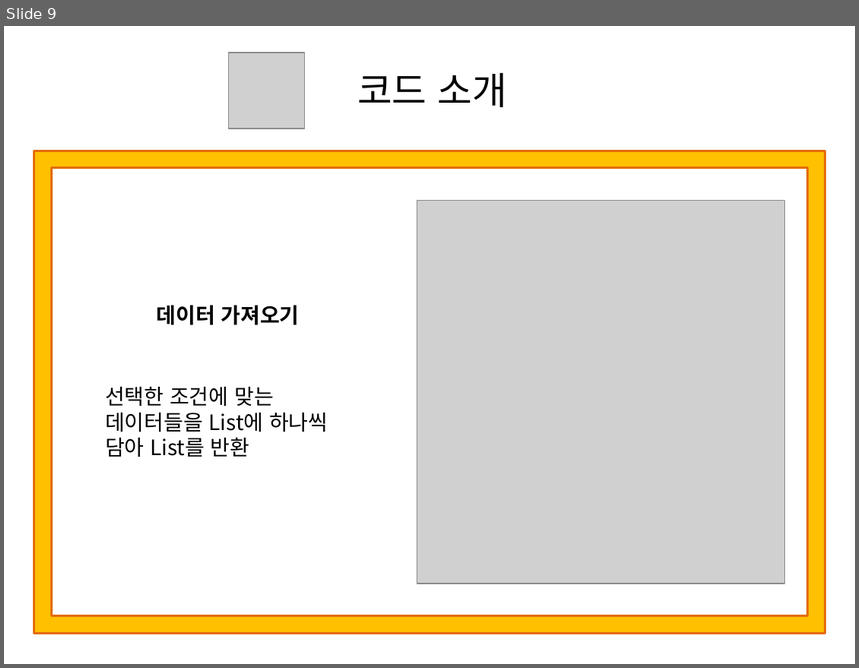
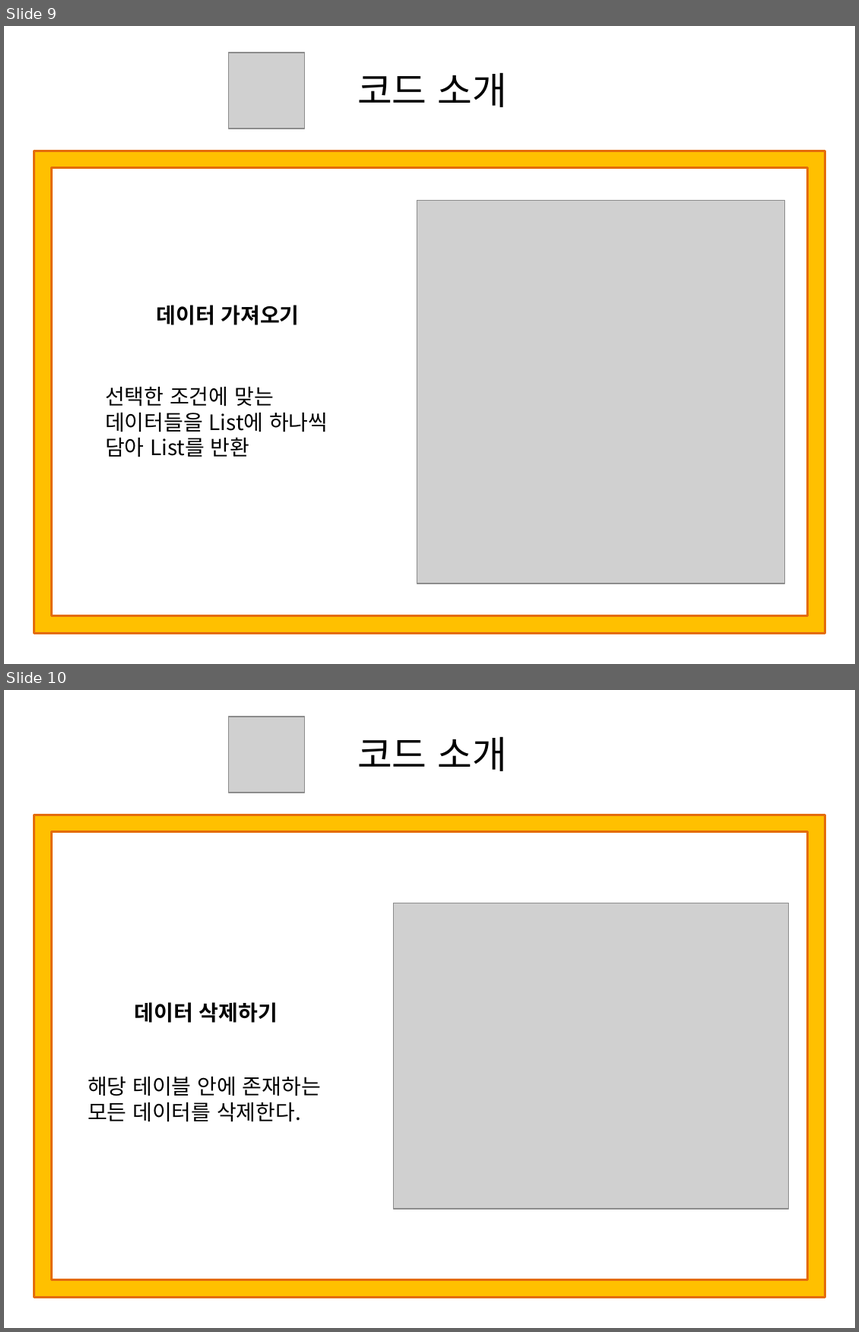
Before and after one commit to Yorgos7784/SW_Lesson, a slide deck: Portfolio/ppt/CarManagementProgram.pptx. Shown one above the other, each under a label of ours: slide 9 before the commit, slides 9 and 10 after it. The pictures are 859x668 and 859x1332 pixels, drawn with LibreOffice and Linux fonts; fonts in the diff are those of the drawing; grey boxes stand for pictures. Boxes give left, top, right and bottom in pixels: in the first picture for what was removed or moved away, otherwise in the second. Text is boxed around its words. In the diff, an @@ line names an element or a change of style, - is before the commit and + after.

```diff
--- a/Portfolio/ppt/CarManagementProgram.pptx
+++ b/Portfolio/ppt/CarManagementProgram.pptx
@@ slide 10 added at (x1=4, y1=690, x2=855, y2=1328), background #FFFFFF @@
@@ picture added at (x1=229, y1=717, x2=304, y2=792) @@
@@ text added at (x1=357, y1=737, x2=508, y2=771), 32 pt, text #000000 @@
+코드 소개
@@ frame added at (x1=34, y1=815, x2=825, y2=1298), fill #FFC000, outline #E46C0A 2 pt @@
@@ picture added at (x1=394, y1=903, x2=789, y2=1209) @@
@@ text added at (x1=135, y1=1002, x2=278, y2=1023), 18 pt, text #000000, bold @@
+데이터 삭제하기
@@ text added at (x1=88, y1=1077, x2=321, y2=1122), 18 pt, text #000000 @@
+해당 테이블 안에 존재하는 모든 데이터를 삭제한다.
```
Also in this commit, not shown: 1 slide changed, 9 other slides added, 36 other files.
